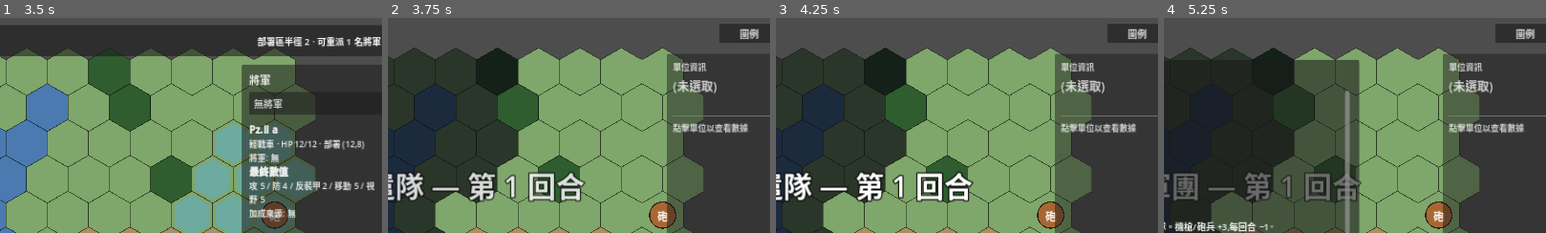
Above: before the commit, frames 1-4 (left to right).
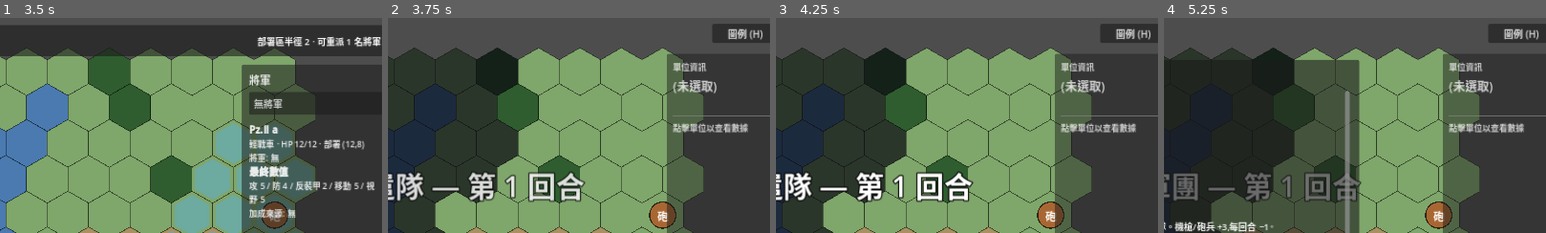
Above: after the commit, the same moments.

Repository: Fischer-Zhang/WorldWarII
Game: Godot game, scene res://scenes/main_menu.tscn
Two runs of this game, one before a commit and one after it. Both use one fixed random seed, a clock stepped at 60 frames per second and the inputs below.
Inputs:
- Up to frame 1 (3.5 s): click "戰役" at 0.5 s; click "閃電戰與東進 1940-1941 (0/5) 德軍從西線突…" at 1.25 s; click "開始選定作戰" at 2 s; click "開始戰鬥" at 2.75 s
- Up to frame 2 (3.75 s): click "開始戰鬥" at 3.5 s
- Up to frame 3 (4.25 s): no input
- Up to frame 4 (5.25 s): click "圖例" (after the commit: "圖例 (H)") at 4.25 s; click "結束 德軍裝甲先遣隊 回合 (T1)" at 5 s
The pictures show only the part of the screen within x 48-98%, y 0-50%; the shares and areas given below are measured in that part.

Frame 1 is identical in both runs. In frame 2, 0.5% of the frame differs, in the area x 85-98%, y 2-12%; in frame 3, 0.5%; in frame 4, 0.5%.

Commit message:
Wire O/R/H keyboard shortcuts in battle
The 進入警戒 (O) and 整隊 (R) button labels advertised shortcuts that were
never handled. Add _unhandled_key_input so the keys actually fire:

- O → overwatch, R → rally, gated on the button being visible/enabled, so a
  key does exactly what clicking would (no effect in invalid states).
- H toggles the 圖例 legend; Esc closes it when open.
- Legend button relabelled 圖例 (H) to match the O/R convention.

Suite stays green (141/141).

Co-Authored-By: Claude Opus 4.8 (1M context) <noreply@anthropic.com>

Diff:
--- a/scenes/battle.tscn
+++ b/scenes/battle.tscn
@@ -157,11 +157,11 @@
 text = "結束回合"
 
 [node name="LegendButton" type="Button" parent="UI"]
-offset_left = 1168.0
+offset_left = 1156.0
 offset_top = 10.0
 offset_right = 1268.0
 offset_bottom = 42.0
-text = "圖例"
+text = "圖例 (H)"
 
 [node name="ResultPanel" type="Panel" parent="UI"]
 visible = false
--- a/scripts/battle.gd
+++ b/scripts/battle.gd
@@ -167,6 +167,30 @@
 
 func _close_legend() -> void:
 	legend_panel.visible = false
+
+func _unhandled_key_input(event: InputEvent) -> void:
+	# Keyboard shortcuts mirror the on-screen buttons. O/R only fire when their
+	# button is actually available (same gating as a click); H toggles the
+	# legend and Esc closes it.
+	var key := event as InputEventKey
+	if key == null or not key.pressed or key.echo:
+		return
+	match key.keycode:
+		KEY_H:
+			_toggle_legend()
+			get_viewport().set_input_as_handled()
+		KEY_ESCAPE:
+			if legend_panel.visible:
+				_close_legend()
+				get_viewport().set_input_as_handled()
+		KEY_O:
+			if overwatch_button.visible and not overwatch_button.disabled:
+				_on_overwatch_pressed()
+				get_viewport().set_input_as_handled()
+		KEY_R:
+			if rally_button.visible and not rally_button.disabled:
+				_on_rally_pressed()
+				get_viewport().set_input_as_handled()
 
 func _apply_deployment_overrides(scenario_id: String) -> void:
 	var overrides := GameState.get_deployment_overrides(scenario_id)
